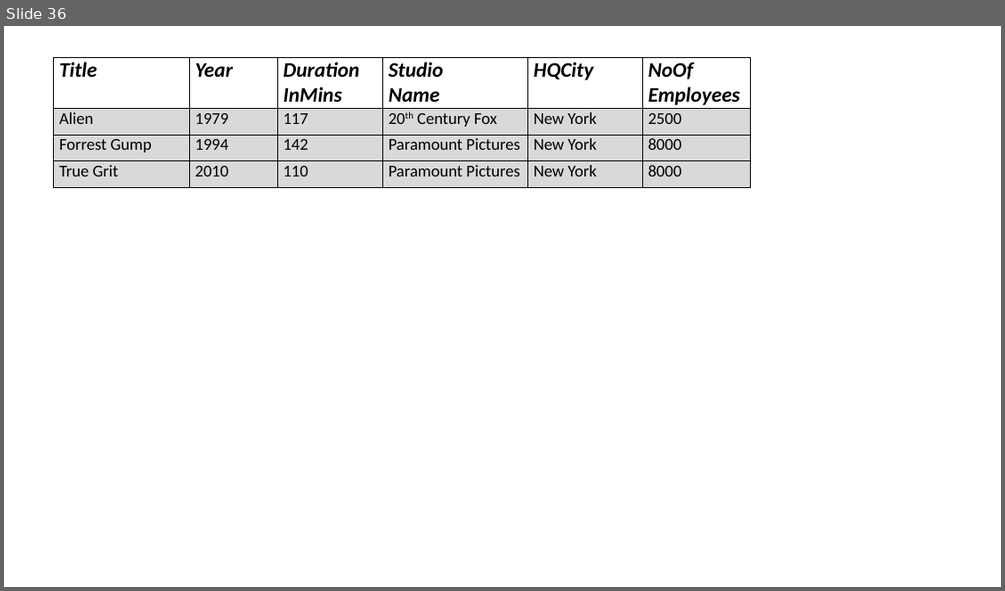
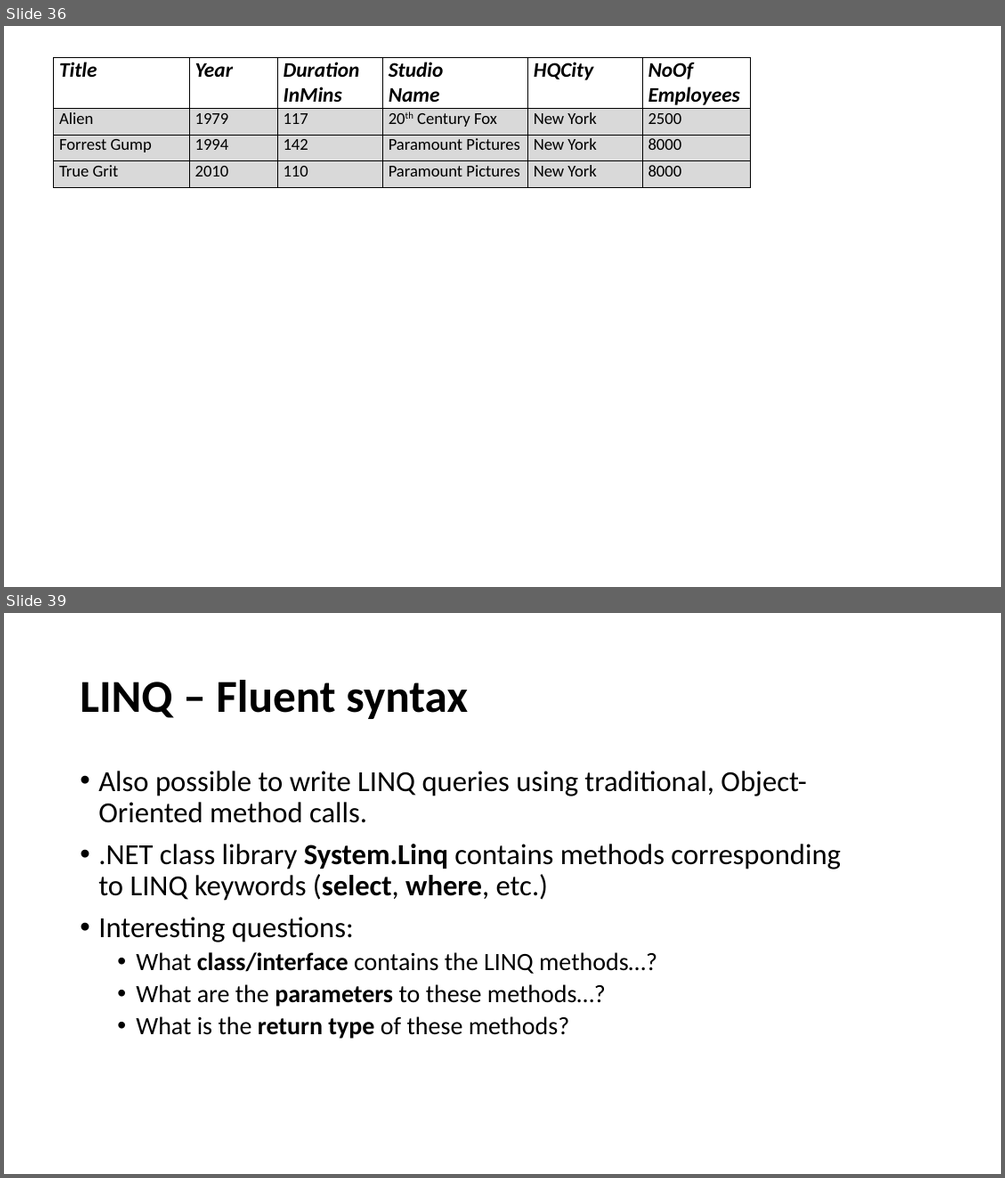
Before and after one commit to perl-easj/OOProg, a slide deck: Chap/Prog03/Presentations/LINQ.pptx. Shown one above the other, each under a label of ours: slide 36 before the commit, slides 36 and 39 after it; the slides between them are not shown. The pictures are 1005x591 and 1005x1178 pixels, drawn with LibreOffice and Linux fonts; fonts in the diff are those of the drawing. Boxes give left, top, right and bottom in pixels: in the first picture for what was removed or moved away, otherwise in the second. Text is boxed around its words. In the diff, an @@ line names an element or a change of style, - is before the commit and + after.

Commit message:
Updated LINQ and Persistency materials
Added InvoiceGenerator and GameDBApp (unfinished)

```diff
--- a/Chap/Prog03/Presentations/LINQ.pptx
+++ b/Chap/Prog03/Presentations/LINQ.pptx
@@ slide 39 added at box(4, 613, 1001, 1174), background #FFFFFF @@
@@ title added at box(80, 680, 468, 719), 44 pt, text #000000, bold @@
+LINQ – Fluent syntax
@@ text added at box(98, 771, 841, 1038), 28 pt, text #000000 @@
+• Also possible to write LINQ queries using traditional, Object-Oriented method calls.
+• .NET class library System.Linq contains methods corresponding to LINQ keywords (select, where, etc.)
+• Interesting questions:
+  • What class/interface contains the LINQ methods…?
+  • What are the parameters to these methods…?
+  • What is the return type of these methods?
```
Also in this commit, not shown: 2 slides changed, 14 other slides added, 43 other files.
